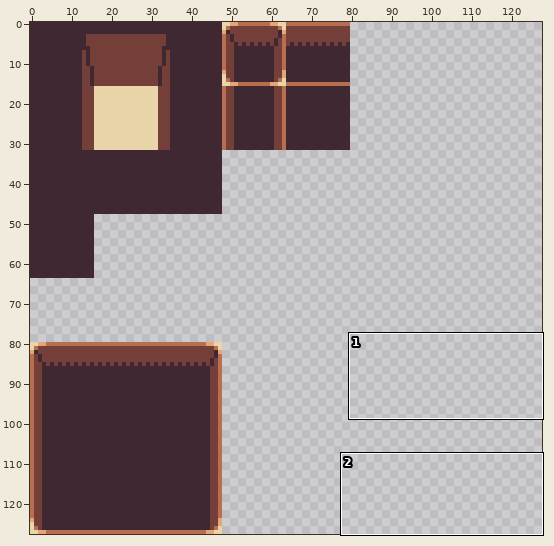
Two states of a pixel-art file, sprites/tiles.aseprite. The picture above shows the old version from afar; the outline marks the close-up.
Close-up. The starting point:
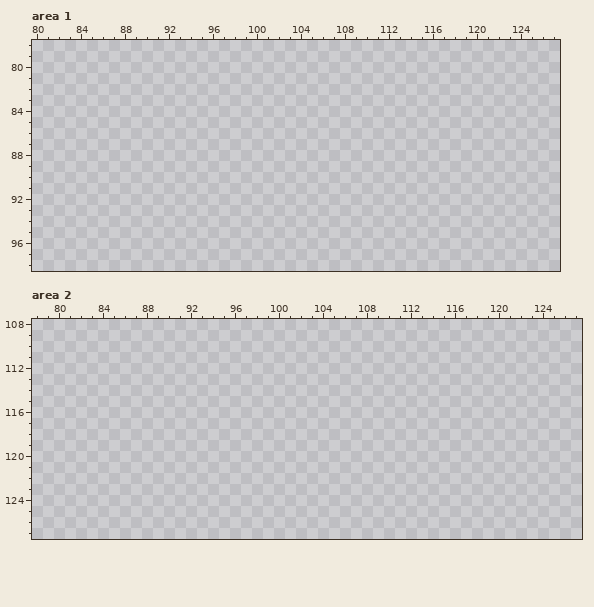
128x128 pixels, 1 frame. Shown: area 1: x 80..127, y 78..98; area 2: x 78..127, y 108..127. The old version is drawn lined up with the new one. The commit also changed other parts of the picture, which this record leaves out.
After:
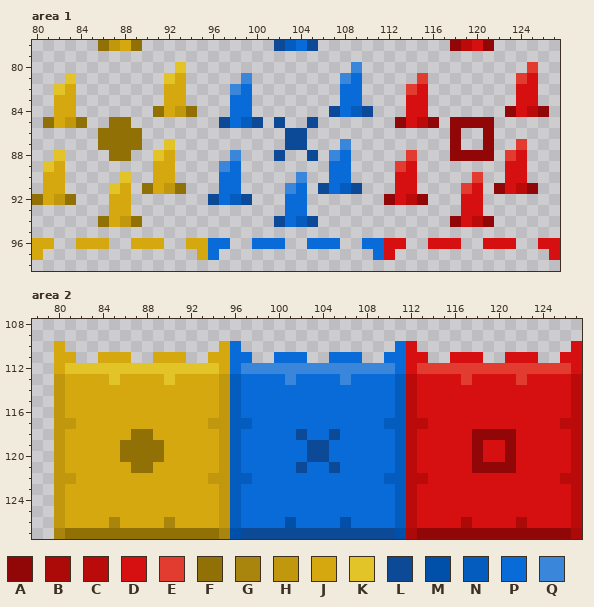
Palette (. is transparent): A #910606  B #ac0909  C #bb0a0a  D #d61010  E #e23b2f  F #917106  G #a9850d  H #c1970d  J #d6a810  K #e2c328  L #0c4997  M #0050a9  N #045cbe  P #096bd8  Q #3a86db
Difference:
drawings rearranged on the sheet (the old picture shows each at its new place; 1 dropped ones are not shown)
Changed rows in their new state; - is an unchanged pixel.
Area 1:
first column x 80:
78 ------FHJF------------LNPL------------ACDA------
80 -------------K---------------Q---------------E--
81 ---K--------KJ-----Q--------QP-----E--------ED--
82 --KJ--------JJ----QP--------PP----ED--------DD--
83 --JJ--------JJ----PP--------PP----DD--------DD--
84 --JJ-------FJHF---PP-------LPNL---DD-------ADCA-
85 -FJHF--FF--------LPNL-L--L-------ADCA-AAAA------
86 ------FFFF-------------LL-------------A--A------
87 ------FFFF--K----------LL---Q---------A--A--E---
88 --K----FF--KJ-----Q---L--L-QP-----E---AAAA-ED---
89 -KJ--------JJ----QP--------PP----ED--------DD---
90 -JJ-----K--JJ----PP-----Q--PP----DD-----E--DD---
91 -JJ----KJ-FJHF---PP----QP-LPNL---DD----ED-ADCA--
92 FJHF---JJ-------LPNL---PP-------ADCA---DD-------
93 -------JJ--------------PP--------------DD-------
94 ------FJHF------------LPNL------------ADCA------
96 JJ--JJJ--JJJ--JJPP--PPP--PPP--PPDD--DDD--DDD--DD
97 J--------------JP--------------PD--------------D
Area 2:
first column x 80:
110 J--------------JP--------------PD--------------D
111 JJ--JJJ--JJJ--JJPP--PPP--PPP--PPDD--DDD--DDD--DD
112 JKKKKKKKKKKKKKKJPQQQQQQQQQQQQQQPDEEEEEEEEEEEEEED
113 HJJJJKJJJJKJJJJHNPPPPQPPPPQPPPPNCDDDDEDDDDEDDDDC
114 HJJJJJJJJJJJJJJHNPPPPPPPPPPPPPPNCDDDDDDDDDDDDDDC
115 HJJJJJJJJJJJJJJHNPPPPPPPPPPPPPPNCDDDDDDDDDDDDDDC
116 HJJJJJJJJJJJJJJHNPPPPPPPPPPPPPPNCDDDDDDDDDDDDDDC
117 HHJJJJJJJJJJJJHHNNPPPPPPPPPPPPNNCCDDDDDDDDDDDDCC
118 HJJJJJJFFJJJJJJHNPPPPPLPPLPPPPPNCDDDDDAAAADDDDDC
119 HJJJJJFFFFJJJJJHNPPPPPPLLPPPPPPNCDDDDDADDADDDDDC
120 HJJJJJFFFFJJJJJHNPPPPPPLLPPPPPPNCDDDDDADDADDDDDC
121 HJJJJJJFFJJJJJJHNPPPPPLPPLPPPPPNCDDDDDAAAADDDDDC
122 HHJJJJJJJJJJJJHHNNPPPPPPPPPPPPNNCCDDDDDDDDDDDDCC
123 HJJJJJJJJJJJJJJHNPPPPPPPPPPPPPPNCDDDDDDDDDDDDDDC
124 HJJJJJJJJJJJJJJHNPPPPPPPPPPPPPPNCDDDDDDDDDDDDDDC
125 HJJJJJJJJJJJJJJHNPPPPPPPPPPPPPPNCDDDDDDDDDDDDDDC
126 HJJJJGJJJJGJJJJHNPPPPMPPPPMPPPPNCDDDDBDDDDBDDDDC
127 GFFFFFFFFFFFFFFGMLLLLLLLLLLLLLLMBAAAAAAAAAAAAAAB
Changed places in both close-ups, as pixel boxes (x1, y1, x2, y2):
added: (32, 40, 560, 260)
added: (54, 341, 582, 539)
